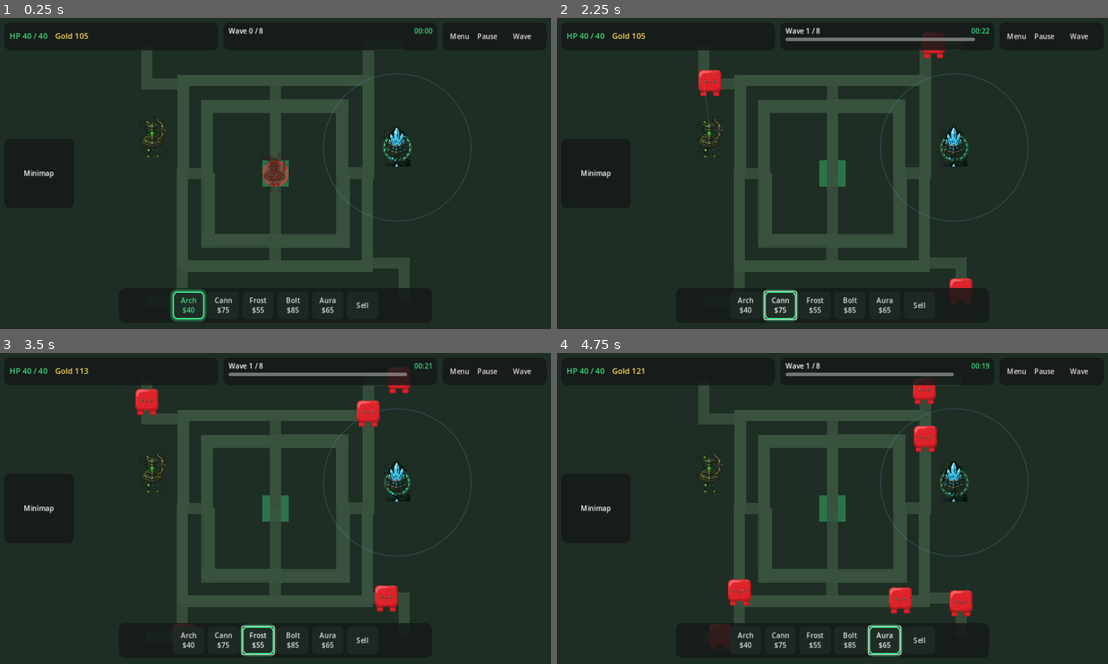
Above: before the commit, frames 1-4 (two rows, left to right).
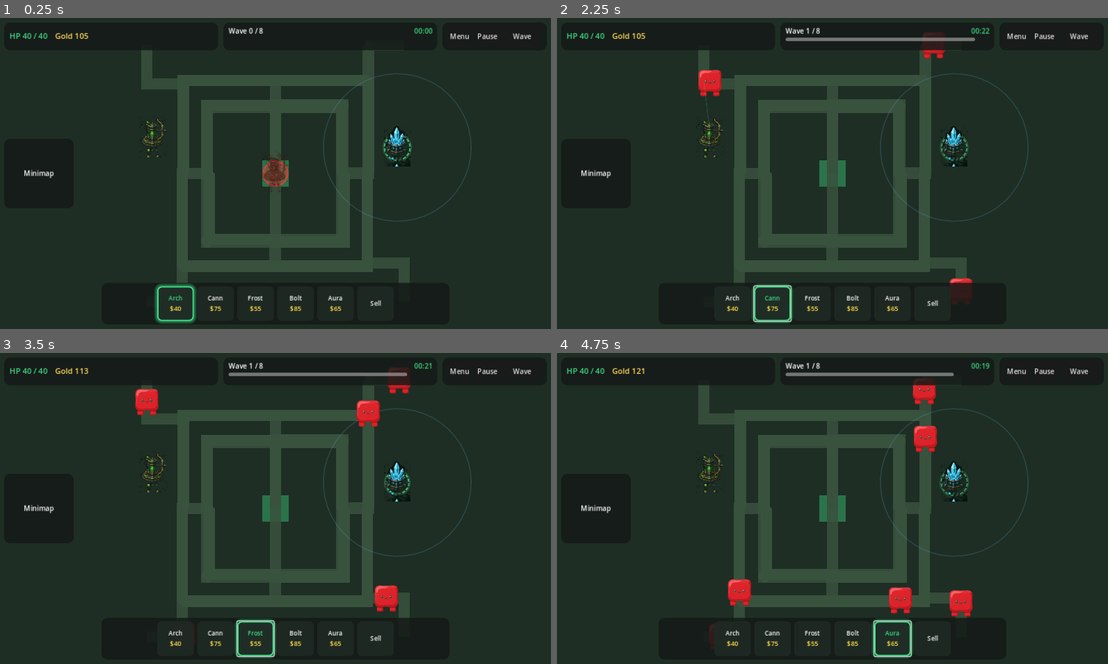
Above: after the commit, the same moments.

Repository: kennethIve/Green-TD
Game: Godot game, scene res://scenes/main.tscn
Same seed, same stepped clock (60 frames per second), same inputs: the game is played once before the commit and once after it.
Inputs (mouse positions are in pixels of both pictures, inside the frame that each line leads up to; where the layout moved, square brackets give the same spot in the first picture):
- Up to frame 1 (0.25 s): no input
- Up to frame 2 (2.25 s): click "Wave" at 0.5 s; click (733, 304) [744, 304] at 1.25 s; click (771, 304) [782, 304] at 2 s
- Up to frame 3 (3.5 s): click (253, 639) [258, 639] at 2.75 s
- Up to frame 4 (4.75 s): click (854, 639) [849, 639] at 3.5 s; click (893, 639) [882, 639] at 4.25 s

The runs differ from the first frame. In frame 1, 1.1% of the frame differs, in the area x 28-75%, y 85-99%; in frame 2, 1.2%, in the area x 30-76%, y 85-99%; in frame 3, 1.1%; in frame 4, 1.2%.

Commit message:
Fix tray $cost visibility with dedicated gold Labels
Button multiline text + modulate dimming clipped/faded $cost for some
clients. Use child NameLabel+CostLabel (font 14/15, gold cost), dim chrome
only when unaffordable, refresh afford on gold change.

Diff:
--- a/scenes/ui/hud.tscn
+++ b/scenes/ui/hud.tscn
@@ -190,10 +190,10 @@
 anchor_top = 1.0
 anchor_right = 0.5
 anchor_bottom = 1.0
-offset_left = -360.0
-offset_top = -96.0
-offset_right = 360.0
-offset_bottom = -16.0
+offset_left = -400.0
+offset_top = -108.0
+offset_right = 400.0
+offset_bottom = -12.0
 
 [node name="BuildTray" type="HBoxContainer" parent="BuildTrayPanel"]
 unique_name_in_owner = true
@@ -202,31 +202,37 @@
 theme_override_constants/separation = 8
 
 [node name="TowerBtn_archer" type="Button" parent="BuildTrayPanel/BuildTray"]
-custom_minimum_size = Vector2(72, 64)
-layout_mode = 2
+custom_minimum_size = Vector2(84, 76)
+layout_mode = 2
+clip_text = false
 text = "Arch\n$40"
 
 [node name="TowerBtn_cannon" type="Button" parent="BuildTrayPanel/BuildTray"]
-custom_minimum_size = Vector2(72, 64)
-layout_mode = 2
+custom_minimum_size = Vector2(84, 76)
+layout_mode = 2
+clip_text = false
 text = "Cann\n$75"
 
 [node name="TowerBtn_frost" type="Button" parent="BuildTrayPanel/BuildTray"]
-custom_minimum_size = Vector2(72, 64)
-layout_mode = 2
+custom_minimum_size = Vector2(84, 76)
+layout_mode = 2
+clip_text = false
 text = "Frost\n$55"
 
 [node name="TowerBtn_lightning" type="Button" parent="BuildTrayPanel/BuildTray"]
-custom_minimum_size = Vector2(72, 64)
-layout_mode = 2
+custom_minimum_size = Vector2(84, 76)
+layout_mode = 2
+clip_text = false
 text = "Bolt\n$85"
 
 [node name="TowerBtn_support" type="Button" parent="BuildTrayPanel/BuildTray"]
-custom_minimum_size = Vector2(72, 64)
-layout_mode = 2
+custom_minimum_size = Vector2(84, 76)
+layout_mode = 2
+clip_text = false
 text = "Aura\n$65"
 
 [node name="TowerBtn_sell" type="Button" parent="BuildTrayPanel/BuildTray"]
-custom_minimum_size = Vector2(72, 64)
-layout_mode = 2
+custom_minimum_size = Vector2(84, 76)
+layout_mode = 2
+clip_text = false
 text = "Sell"
--- a/scripts/ui/hud.gd
+++ b/scripts/ui/hud.gd
@@ -11,7 +11,9 @@
 const ACCENT := Color("3DDC84")
 const PANEL_BG := Color(0.08, 0.1, 0.09, 0.85)
 const SELL_RED := Color(0.9, 0.3, 0.3)
-const DIM := Color(0.55, 0.55, 0.55, 0.85)
+const COST_GOLD := Color(1.0, 0.88, 0.28, 1.0)
+const COST_GOLD_DIM := Color(0.92, 0.78, 0.22, 1.0)  # still readable when unaffordable
+const NAME_DIM := Color(0.65, 0.68, 0.65, 1.0)
 
 const TowerScript = preload("res://scripts/tower/tower.gd")
 const TRAY_LABELS := {
@@ -46,6 +48,7 @@
 	_style_panels()
 	_wire_buttons()
 	_refresh_tray_costs()
+	_refresh_tray_afford()
 	show_tower(null)
 
 func set_resources(lives: int, gold: int, lives_max: int = 40) -> void:
@@ -93,51 +96,117 @@
 	var d: Dictionary = TowerScript.DEFS.get(id, {})
 	return int(d.get("cost", 0))
 
+func _tray_name_label(btn: Button) -> Label:
+	return btn.get_node_or_null("TrayLabels/NameLabel") as Label
+
+func _tray_cost_label(btn: Button) -> Label:
+	return btn.get_node_or_null("TrayLabels/CostLabel") as Label
+
+func _ensure_tray_child_labels(btn: Button) -> void:
+	## Dedicated child Labels so $cost never clips / fades with Button multiline text.
+	btn.text = ""
+	btn.clip_text = false
+	btn.custom_minimum_size = Vector2(84, 76)
+	var vbox: VBoxContainer = btn.get_node_or_null("TrayLabels") as VBoxContainer
+	if vbox == null:
+		vbox = VBoxContainer.new()
+		vbox.name = "TrayLabels"
+		vbox.mouse_filter = Control.MOUSE_FILTER_IGNORE
+		vbox.alignment = BoxContainer.ALIGNMENT_CENTER
+		vbox.set_anchors_and_offsets_preset(Control.PRESET_FULL_RECT)
+		vbox.add_theme_constant_override("separation", 2)
+		btn.add_child(vbox)
+	var name_l: Label = vbox.get_node_or_null("NameLabel") as Label
+	if name_l == null:
+		name_l = Label.new()
+		name_l.name = "NameLabel"
+		name_l.horizontal_alignment = HORIZONTAL_ALIGNMENT_CENTER
+		name_l.vertical_alignment = VERTICAL_ALIGNMENT_CENTER
+		name_l.mouse_filter = Control.MOUSE_FILTER_IGNORE
+		name_l.add_theme_font_size_override("font_size", 14)
+		vbox.add_child(name_l)
+	var cost_l: Label = vbox.get_node_or_null("CostLabel") as Label
+	if cost_l == null:
+		cost_l = Label.new()
+		cost_l.name = "CostLabel"
+		cost_l.horizontal_alignment = HORIZONTAL_ALIGNMENT_CENTER
+		cost_l.vertical_alignment = VERTICAL_ALIGNMENT_CENTER
+		cost_l.mouse_filter = Control.MOUSE_FILTER_IGNORE
+		cost_l.add_theme_font_size_override("font_size", 15)
+		cost_l.add_theme_color_override("font_color", COST_GOLD)
+		vbox.add_child(cost_l)
+
 func _refresh_tray_costs() -> void:
 	for id in _build_buttons:
 		var btn: Button = _build_buttons[id]
+		_ensure_tray_child_labels(btn)
 		var label: String = str(TRAY_LABELS.get(id, id))
-		if id == "sell":
-			btn.text = label
-		else:
-			btn.text = "%s\n$%d" % [label, _tower_cost(id)]
+		var name_l: Label = _tray_name_label(btn)
+		var cost_l: Label = _tray_cost_label(btn)
+		if name_l:
+			name_l.text = label
+		if cost_l:
+			if id == "sell":
+				cost_l.text = ""
+				cost_l.visible = false
+			else:
+				cost_l.visible = true
+				cost_l.text = "$%d" % _tower_cost(id)
+				cost_l.add_theme_color_override("font_color", COST_GOLD)
 
 func _refresh_tray_afford() -> void:
 	for id in _build_buttons:
 		var btn: Button = _build_buttons[id]
 		var cost: int = _tower_cost(id)
 		var can: bool = id == "sell" or _gold >= cost
-		# Keep clickable so player can still select; dim to show unaffordable.
-		btn.modulate = Color.WHITE if can else DIM
+		# Never modulate the whole button — that washed out $cost for some clients.
+		btn.modulate = Color.WHITE
+		var name_l: Label = _tray_name_label(btn)
+		var cost_l: Label = _tray_cost_label(btn)
+		if name_l:
+			if can:
+				name_l.remove_theme_color_override("font_color")
+			else:
+				name_l.add_theme_color_override("font_color", NAME_DIM)
+		if cost_l and id != "sell":
+			# Keep $ readable even when unaffordable (gold, not faded to grey).
+			cost_l.add_theme_color_override("font_color", COST_GOLD if can else COST_GOLD_DIM)
 		_set_btn_glow(btn, id == _selected_build, id)
 
 func _set_btn_glow(btn: Button, on: bool, id: String = "") -> void:
+	var cost: int = _tower_cost(id) if id != "" else 0
+	var can: bool = id == "" or id == "sell" or _gold >= cost
 	var sb := StyleBoxFlat.new()
-	sb.bg_color = Color(0.12, 0.16, 0.14, 0.95)
+	if can:
+		sb.bg_color = Color(0.12, 0.16, 0.14, 0.95)
+	else:
+		# Dim chrome only — labels keep their own colors.
+		sb.bg_color = Color(0.08, 0.09, 0.08, 0.75)
 	sb.set_corner_radius_all(10)
 	sb.content_margin_left = 6
 	sb.content_margin_right = 6
-	sb.content_margin_top = 4
-	sb.content_margin_bottom = 4
+	sb.content_margin_top = 6
+	sb.content_margin_bottom = 6
 	if on:
 		sb.border_width_left = 3
 		sb.border_width_right = 3
 		sb.border_width_top = 3
 		sb.border_width_bottom = 3
-		sb.border_color = ACCENT
-		sb.shadow_color = Color(ACCENT.r, ACCENT.g, ACCENT.b, 0.55)
+		sb.border_color = ACCENT if can else Color(0.45, 0.5, 0.45)
+		sb.shadow_color = Color(ACCENT.r, ACCENT.g, ACCENT.b, 0.55 if can else 0.25)
 		sb.shadow_size = 8
 	btn.add_theme_stylebox_override("normal", sb)
 	btn.add_theme_stylebox_override("pressed", sb)
 	btn.add_theme_stylebox_override("hover", sb)
-	var cost: int = _tower_cost(id) if id != "" else 0
-	var can: bool = id == "" or id == "sell" or _gold >= cost
-	if on and can:
-		btn.add_theme_color_override("font_color", ACCENT)
-	elif not can:
-		btn.add_theme_color_override("font_color", Color(0.7, 0.7, 0.7))
-	else:
-		btn.remove_theme_color_override("font_color")
+	# Button.text is empty (child labels); keep font overrides clear.
+	btn.remove_theme_color_override("font_color")
+	var name_l: Label = _tray_name_label(btn)
+	if name_l and on and can:
+		name_l.add_theme_color_override("font_color", ACCENT)
+	elif name_l and not can:
+		name_l.add_theme_color_override("font_color", NAME_DIM)
+	elif name_l and not on:
+		name_l.remove_theme_color_override("font_color")
 
 func _wire_buttons() -> void:
 	%SettingsBtn.pressed.connect(func() -> void: settings_pressed.emit())
@@ -154,7 +223,7 @@
 		if build_tray.has_node(node_name):
 			var b: Button = build_tray.get_node(node_name)
 			_build_buttons[id] = b
-			b.custom_minimum_size = Vector2(72, 64)
+			_ensure_tray_child_labels(b)
 			b.pressed.connect(_on_build.bind(id))
 			_set_btn_glow(b, false, id)
 
